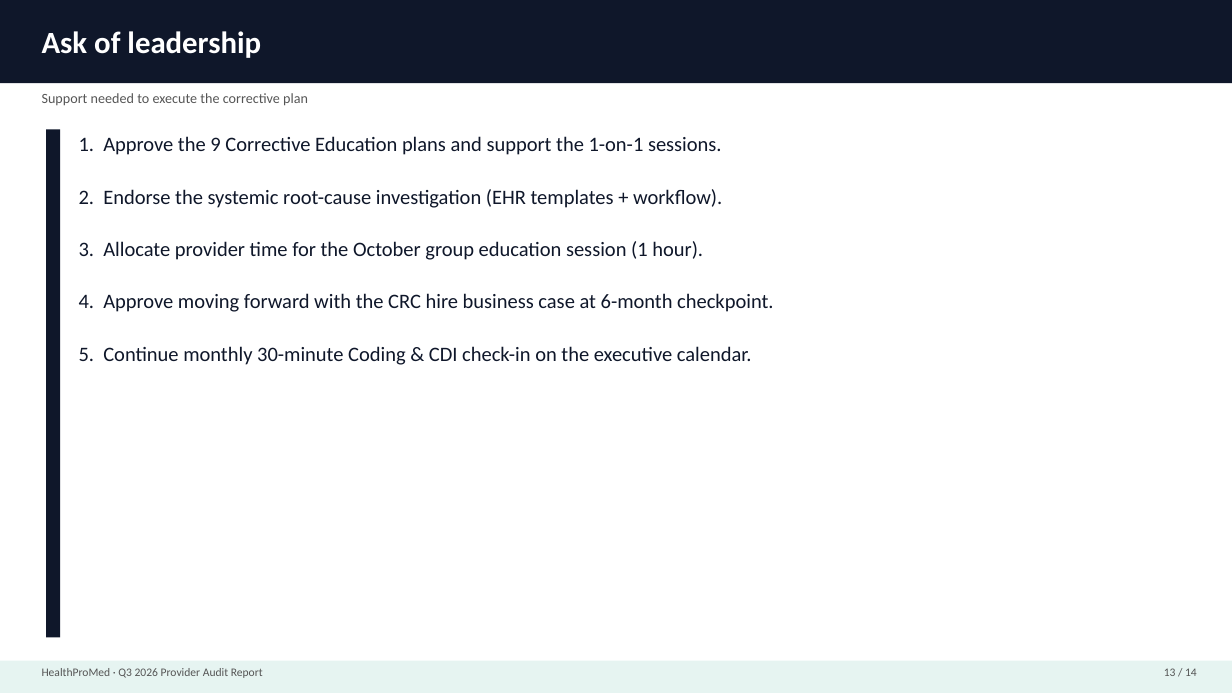
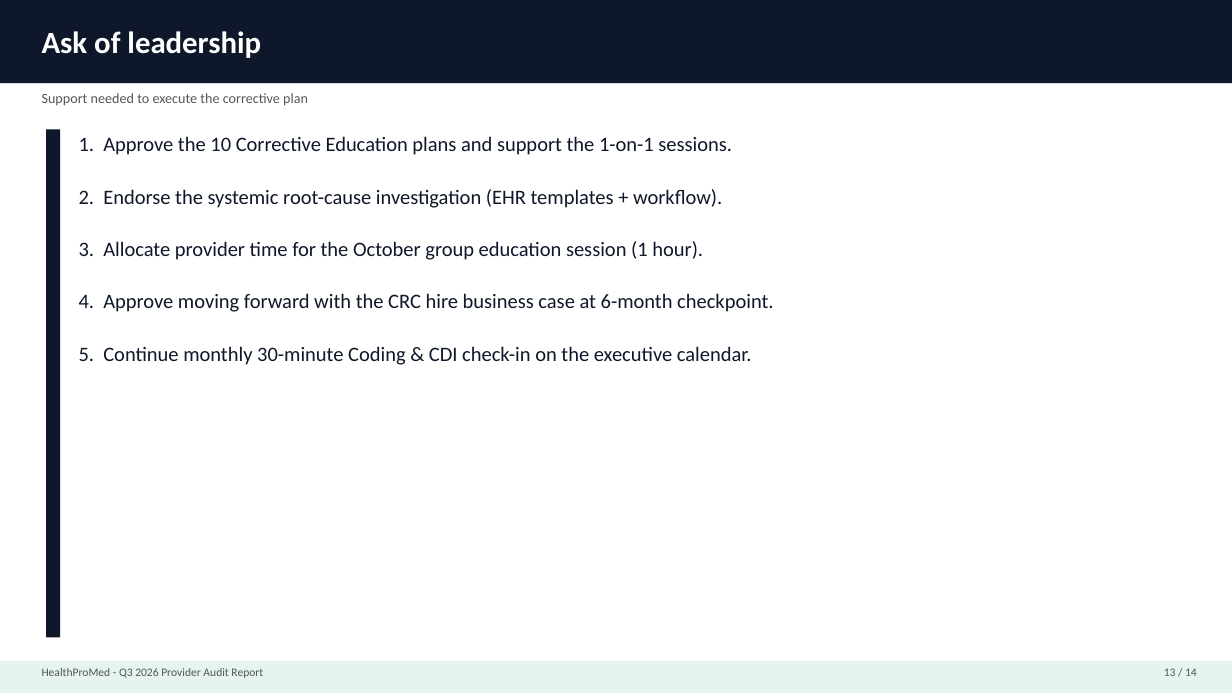
Before and after one commit to ericgalancrc-cmd/Revenue-MD, a slide deck: slide 13 of docs/Q3_2026_Provider_Audit_Report.pptx. Drawn at 1232x693 pixels with LibreOffice and Linux fonts; fonts in the diff are those of the drawing. Boxes give left, top, right and bottom in pixels: in the first picture for what was removed or moved away, otherwise in the second. Text is boxed around its words. In the diff, an @@ line names an element or a change of style, - is before the commit and + after.

```diff
--- a/docs/Q3_2026_Provider_Audit_Report.pptx
+++ b/docs/Q3_2026_Provider_Audit_Report.pptx
@@ text at (79, 136, 732, 155): text changed @@
-1. Approve the 9 Corrective Education plans and support the 1-on-1 sessions.
+1. Approve the 10 Corrective Education plans and support the 1-on-1 sessions.
@@ text at (42, 668, 263, 678): text changed @@
-HealthProMed · Q3 2026 Provider Audit Report
+HealthProMed - Q3 2026 Provider Audit Report
```
Also in this commit, not shown: 13 other slides changed, 1 other file.
